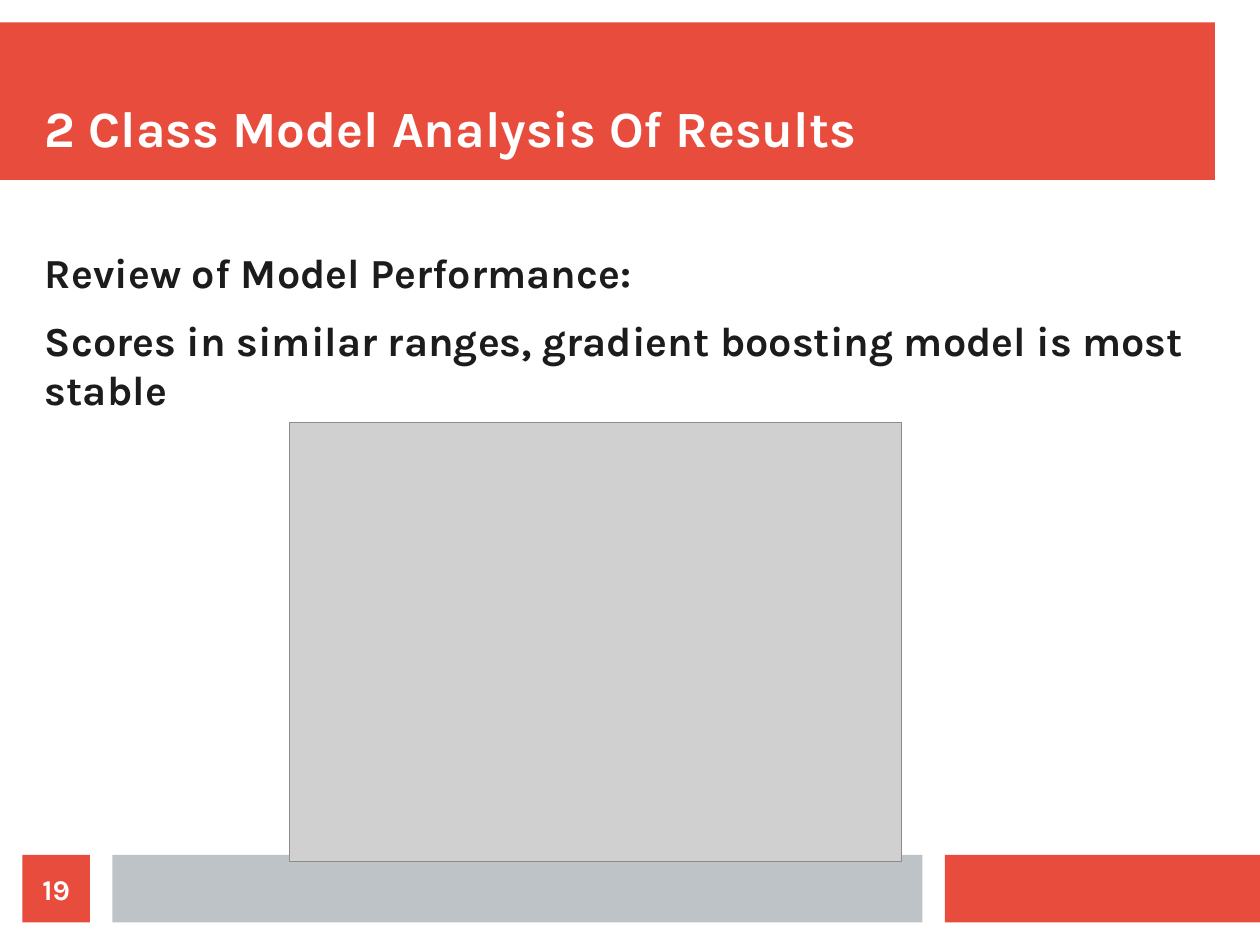
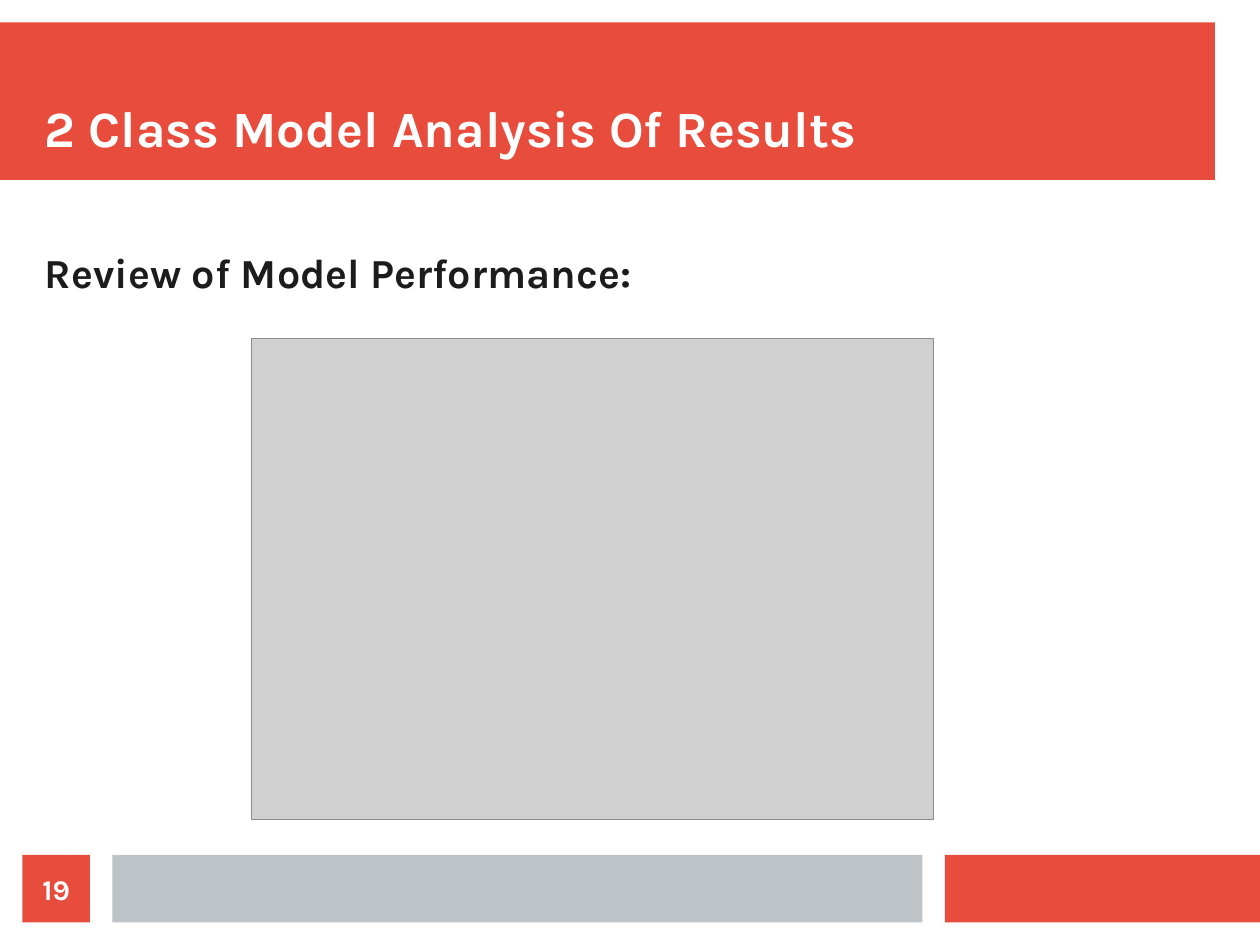
Before and after one commit to gurkpet/Solar-Panel-Market-Modeling, a slide deck: slide 19 of Solar Panel Market Modeling Presentation.odp. Drawn at 1260x945 pixels with LibreOffice and Linux fonts; fonts in the diff are those of the drawing; grey boxes stand for pictures. Boxes give left, top, right and bottom in pixels: in the first picture for what was removed or moved away, otherwise in the second. Text is boxed around its words. In the diff, an @@ line names an element or a change of style, - is before the commit and + after.

Commit message:
Additional Analysis

```diff
--- a/Solar Panel Market Modeling Presentation.odp
+++ b/Solar Panel Market Modeling Presentation.odp
@@ text at (45,326,1183,406): paragraph removed @@
-Scores in similar ranges, gradient boosting model is most stable
@@ picture: place and size @@
-picture at (289,423,902,862)
+picture at (252,338,934,820)
```
Also in this commit, not shown: 4 other slides changed, 5 slides added, 1 other file.
